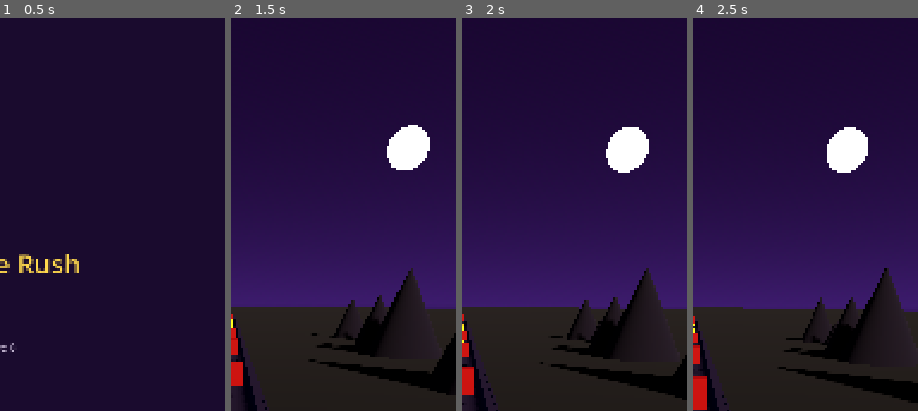
Above: before the commit, frames 1-4 (left to right).
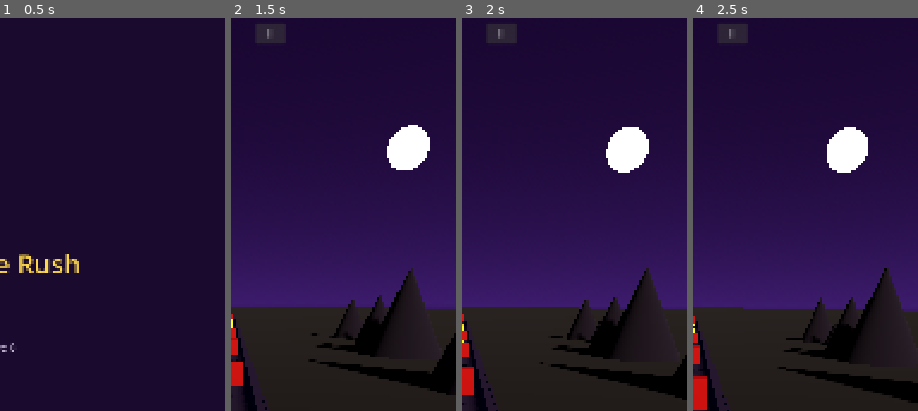
Above: after the commit, the same moments.

Repository: Ebrahassad/marble-rush
Game: Godot game, scene res://scenes/MainMenu.tscn
Two runs of this game, one before a commit and one after it. Both use one fixed random seed, a clock stepped at 60 frames per second and the inputs below.
Inputs (mouse positions are % of the whole screen's width and height, from its top left):
- Up to frame 1 (0.5 s): no input
- Up to frame 2 (1.5 s): click "Play" at 0.5 s; click (59, 2) at 1.25 s, where only the run after the commit has a clickable "II"
- Up to frame 3 (2 s): no input
- Up to frame 4 (2.5 s): click (59, 2) at 2 s, where only the run after the commit has a clickable "II"
The pictures show only the part of the screen within x 50-100%, y 0-50%; the shares and areas given below are measured in that part.

Frame 1 is identical in both runs. In frame 2, 0.6% of the frame differs, in the area x 11-25%, y 1-7%; in frame 3, 0.6%; in frame 4, 0.6%.

Commit message:
Add pause button, pause panel with resume/menu options

Diff:
--- a/scenes/Main.tscn
+++ b/scenes/Main.tscn
@@ -75,6 +75,53 @@
 theme_override_colors/font_color = Color(1, 0.85, 0.3, 1)
 text = "Score: 0"
 
+[node name="PauseButton" type="Button" parent="HUD"]
+offset_left = 600.0
+offset_top = 44.0
+offset_right = 670.0
+offset_bottom = 94.0
+theme_override_font_sizes/font_size = 24
+text = "II"
+
+[node name="PausePanel" type="Control" parent="HUD"]
+anchor_right = 1.0
+anchor_bottom = 1.0
+visible = false
+
+[node name="PauseLabel" type="Label" parent="HUD/PausePanel"]
+anchor_left = 0.5
+anchor_top = 0.35
+anchor_right = 0.5
+anchor_bottom = 0.35
+offset_left = -100.0
+offset_right = 100.0
+horizontal_alignment = 1
+theme_override_font_sizes/font_size = 40
+theme_override_colors/font_color = Color(1, 0.85, 0.3, 1)
+text = "Paused"
+
+[node name="ResumeButton" type="Button" parent="HUD/PausePanel"]
+anchor_left = 0.5
+anchor_top = 0.48
+anchor_right = 0.5
+anchor_bottom = 0.48
+offset_left = -100.0
+offset_right = 100.0
+offset_top = 0.0
+offset_bottom = 60.0
+text = "Resume"
+
+[node name="MenuButton" type="Button" parent="HUD/PausePanel"]
+anchor_left = 0.5
+anchor_top = 0.58
+anchor_right = 0.5
+anchor_bottom = 0.58
+offset_left = -100.0
+offset_right = 100.0
+offset_top = 0.0
+offset_bottom = 60.0
+text = "Main Menu"
+
 [node name="GameOverPanel" type="Control" parent="HUD"]
 anchor_right = 1.0
 anchor_bottom = 1.0
@@ -90,7 +137,8 @@
 horizontal_alignment = 1
 theme_override_font_sizes/font_size = 22
 theme_override_colors/font_color = Color(0.9, 0.85, 0.95, 1)
-text = "Score: 0\nBest: 0"
+text = "Score: 0
+Best: 0"
 
 [node name="GameOverLabel" type="Label" parent="HUD/GameOverPanel"]
 anchor_left = 0.5
@@ -115,4 +163,7 @@
 offset_bottom = 60.0
 text = "Restart"
 
+[connection signal="pressed" from="HUD/PauseButton" to="HUD" method="_on_pause_pressed"]
+[connection signal="pressed" from="HUD/PausePanel/ResumeButton" to="HUD" method="_on_resume_pressed"]
+[connection signal="pressed" from="HUD/PausePanel/MenuButton" to="HUD" method="_on_menu_pressed"]
 [connection signal="pressed" from="HUD/GameOverPanel/RestartButton" to="HUD" method="_on_restart_pressed"]
Not shown: 1 places in scenes/Main.tscn that only renumber resources
